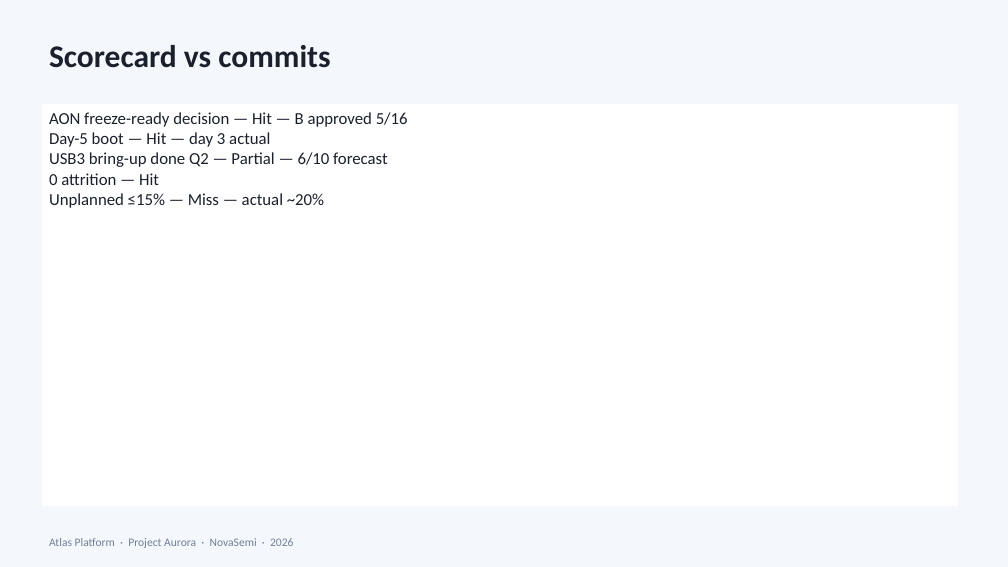
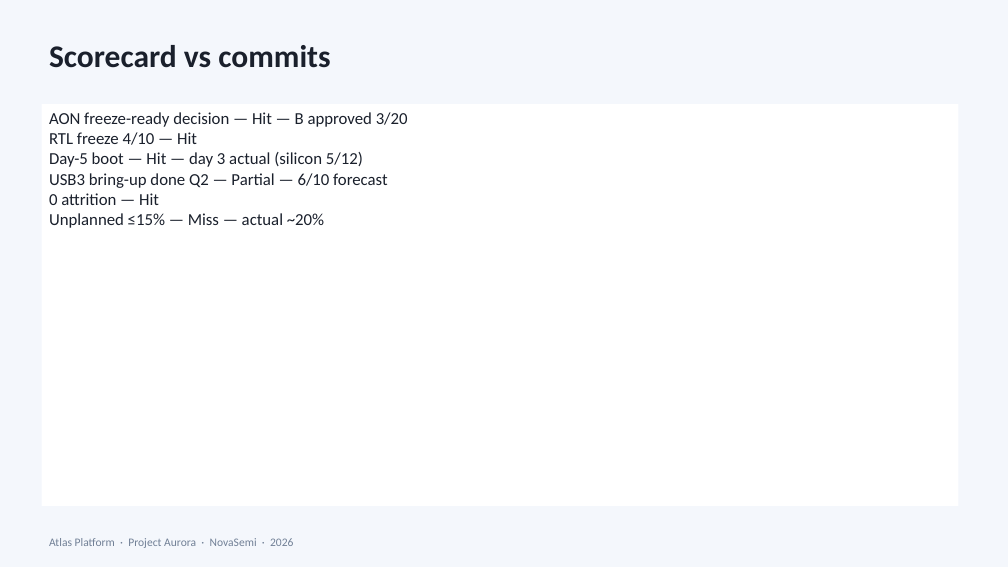
Before and after one commit to peter0749/MindsetMD, a slide deck: slide 3 of skills/presentations/assets/pptx/examples/09-period-end-review.pptx. Drawn at 1008x567 pixels with LibreOffice and Linux fonts; fonts in the diff are those of the drawing. Boxes give left, top, right and bottom in pixels: in the first picture for what was removed or moved away, otherwise in the second. Text is boxed around its words. In the diff, an @@ line names an element or a change of style, - is before the commit and + after.

Commit message:
Fix Aurora example timeline coherence across decks 01-09
Resequence freeze (4/10) before silicon (5/12) and farm-ROI lagging
KPIs before ask-by (5/30). Add AURORA_TIMELINE anchors and regression
tests that fail on freeze-held-after-ask and 01/02 chronology bugs.

```diff
--- a/skills/presentations/assets/pptx/examples/09-period-end-review.pptx
+++ b/skills/presentations/assets/pptx/examples/09-period-end-review.pptx
@@ text in rectangle at bbox=[49, 112, 408, 167]: text changed @@
-AON freeze-ready decision — Hit — B approved 5/16
-Day-5 boot — Hit — day 3 actual
+AON freeze-ready decision — Hit — B approved 3/20
+RTL freeze 4/10 — Hit
+Day-5 boot — Hit — day 3 actual (silicon 5/12)
```
Also in this commit, not shown: 2 other slides changed, 20 other files.
